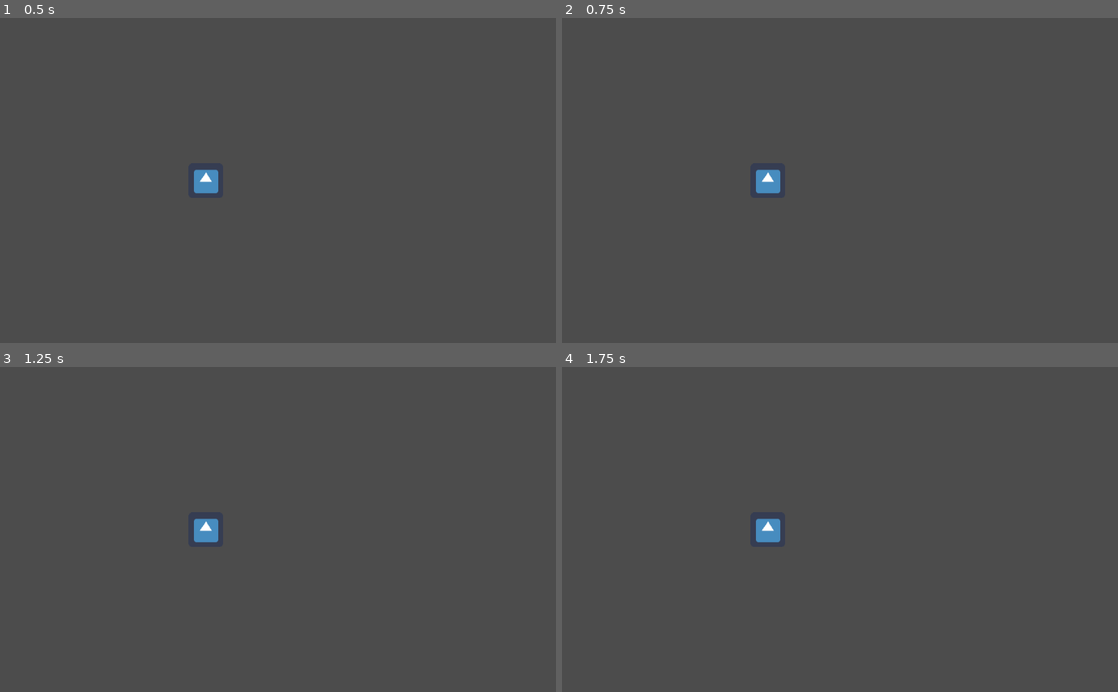
Above: before the commit, frames 1-4 (two rows, left to right).
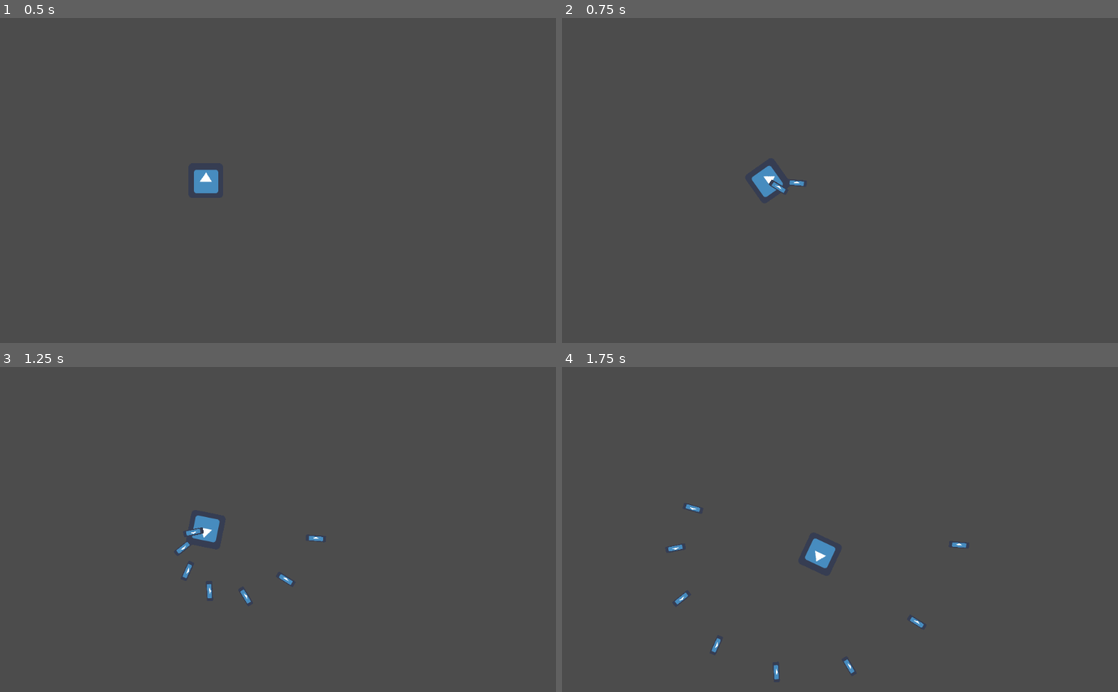
Above: after the commit, the same moments.

Repository: adrianriverof/juego-viaje
Game: Godot game, scene res://player.tscn
Same seed, same stepped clock (60 frames per second), same inputs: the game is played once before the commit and once after it. The project has no main scene, so this scene is started directly. The engine's default icon, where the game draws it, is replaced by a stand-in: a white triangle on a blue panel in a dark square.
Inputs:
- Up to frame 1 (0.5 s): no input
- Up to frame 2 (0.75 s): tap Enter at 0.5 s; hold Right (p1right, bound only after the commit) from 0.53 s (still down); hold Space (p1shoot, bound only after the commit) from 0.53 s (still down)
- Up to frame 3 (1.25 s): keep holding Right (p1right, bound only after the commit); keep holding Space (p1shoot, bound only after the commit)
- Up to frame 4 (1.75 s): release Right (p1right, bound only after the commit) at 1.28 s; release Space (p1shoot, bound only after the commit) at 1.28 s; hold Down (p1down, bound only after the commit) from 1.28 s (still down); tap S (p1shoot, bound only before the commit) at 1.35 s

Frame 1 is identical in both runs. In frame 2, 0.2% of the frame differs, in the area x 34-44%, y 45-56%; in frame 3, 0.4%; in frame 4, 1.0%, in the area x 19-73%, y 42-97%.

Commit message:
fix: es un problema con las teclas concretas. Ajustado tiempo firerate

Diff:
--- a/player.gd
+++ b/player.gd
@@ -15,14 +15,14 @@
 var speed = 500
 var move_weight = 0.05
 
-var firerate_time = 0.5
+var firerate_time = 0.1
 
 func _ready():
 	firerate_timer.wait_time = firerate_time
 
 func _physics_process(delta):
 	move()
-	#shoot()
+	shoot()
 
 func shoot():
 
--- a/project.godot
+++ b/project.godot
@@ -17,27 +17,27 @@
 
 p1right={
 "deadzone": 0.5,
-"events": [ Object(InputEventKey,"resource_local_to_scene":false,"resource_name":"","device":0,"alt":false,"shift":false,"control":false,"meta":false,"command":false,"pressed":false,"scancode":71,"unicode":0,"echo":false,"script":null)
+"events": [ Object(InputEventKey,"resource_local_to_scene":false,"resource_name":"","device":0,"alt":false,"shift":false,"control":false,"meta":false,"command":false,"pressed":false,"scancode":16777233,"unicode":0,"echo":false,"script":null)
  ]
 }
 p1left={
 "deadzone": 0.5,
-"events": [ Object(InputEventKey,"resource_local_to_scene":false,"resource_name":"","device":0,"alt":false,"shift":false,"control":false,"meta":false,"command":false,"pressed":false,"scancode":68,"unicode":0,"echo":false,"script":null)
+"events": [ Object(InputEventKey,"resource_local_to_scene":false,"resource_name":"","device":0,"alt":false,"shift":false,"control":false,"meta":false,"command":false,"pressed":false,"scancode":16777231,"unicode":0,"echo":false,"script":null)
  ]
 }
 p1up={
 "deadzone": 0.5,
-"events": [ Object(InputEventKey,"resource_local_to_scene":false,"resource_name":"","device":0,"alt":false,"shift":false,"control":false,"meta":false,"command":false,"pressed":false,"scancode":82,"unicode":0,"echo":false,"script":null)
+"events": [ Object(InputEventKey,"resource_local_to_scene":false,"resource_name":"","device":0,"alt":false,"shift":false,"control":false,"meta":false,"command":false,"pressed":false,"scancode":16777232,"unicode":0,"echo":false,"script":null)
  ]
 }
 p1down={
 "deadzone": 0.5,
-"events": [ Object(InputEventKey,"resource_local_to_scene":false,"resource_name":"","device":0,"alt":false,"shift":false,"control":false,"meta":false,"command":false,"pressed":false,"scancode":70,"unicode":0,"echo":false,"script":null)
+"events": [ Object(InputEventKey,"resource_local_to_scene":false,"resource_name":"","device":0,"alt":false,"shift":false,"control":false,"meta":false,"command":false,"pressed":false,"scancode":16777234,"unicode":0,"echo":false,"script":null)
  ]
 }
 p1shoot={
 "deadzone": 0.5,
-"events": [ Object(InputEventKey,"resource_local_to_scene":false,"resource_name":"","device":0,"alt":false,"shift":false,"control":false,"meta":false,"command":false,"pressed":false,"scancode":83,"unicode":0,"echo":false,"script":null)
+"events": [ Object(InputEventKey,"resource_local_to_scene":false,"resource_name":"","device":0,"alt":false,"shift":false,"control":false,"meta":false,"command":false,"pressed":false,"scancode":32,"unicode":0,"echo":false,"script":null)
  ]
 }
 
